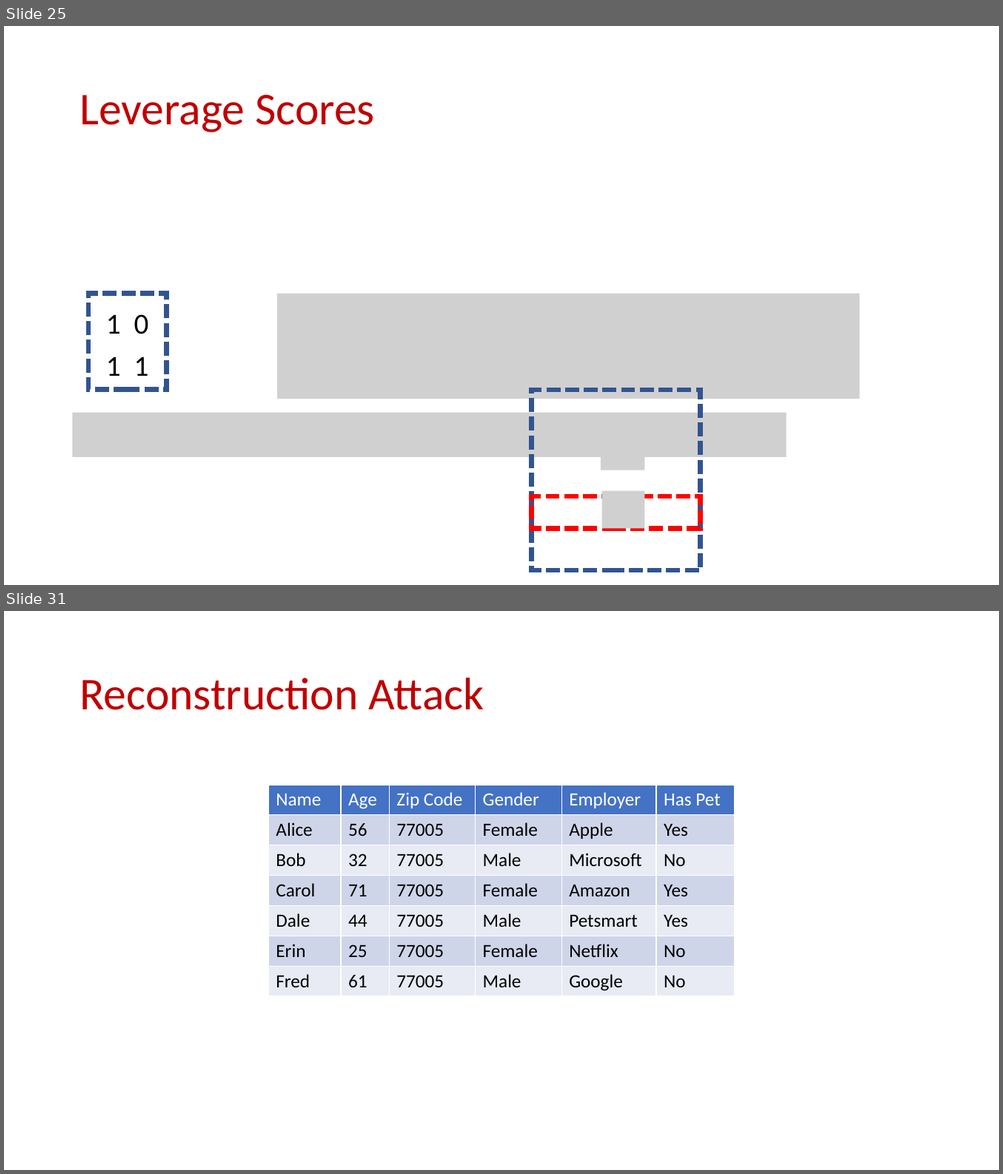
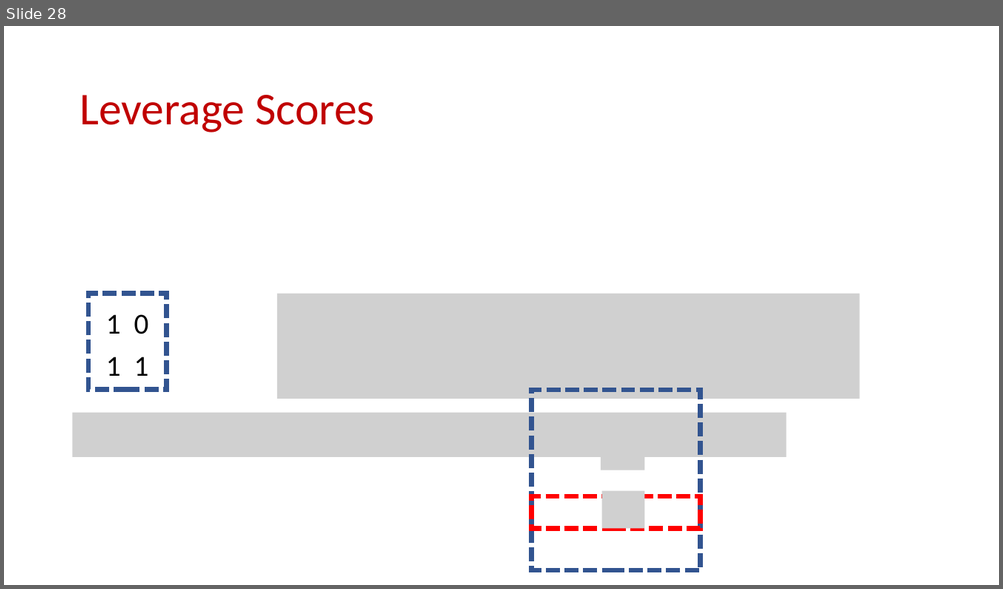
Before and after one commit to samsonzhou/samsonzhou.github.io, a slide deck: CSCE689-23/L31.pptx. Shown one above the other, each under a label of ours: slides 25 and 31 before the commit, slide 28 after it; the slides between them are not shown. The pictures are 1003x1174 and 1003x589 pixels, drawn with LibreOffice and Linux fonts; fonts in the diff are those of the drawing; grey boxes stand for pictures. Boxes give left, top, right and bottom in pixels: in the first picture for what was removed or moved away, otherwise in the second. Text is boxed around its words. In the diff, an @@ line names an element or a change of style, - is before the commit and + after.

```diff
--- a/CSCE689-23/L31.pptx
+++ b/CSCE689-23/L31.pptx
@@ slide 31 removed at [4, 611, 999, 1170], background #FFFFFF @@
@@ title removed at [79, 678, 484, 710] @@
-Reconstruction Attack
@@ table removed at [269, 785, 735, 997], 7 rows, 6 columns @@
-Name | Age | Zip Code | Gender | Employer | Has Pet
-Alice | 56 | 77005 | Female | Apple | Yes
-Bob | 32 | 77005 | Male | Microsoft | No
-Carol | 71 | 77005 | Female | Amazon | Yes
-Dale | 44 | 77005 | Male | Petsmart | Yes
-Erin | 25 | 77005 | Female | Netflix | No
-Fred | 61 | 77005 | Male | Google | No
@@ what was slide 25 is now slide 28 @@
```
Also in this commit, not shown: 3 slides added, 20 other slides removed, 3 other files.
